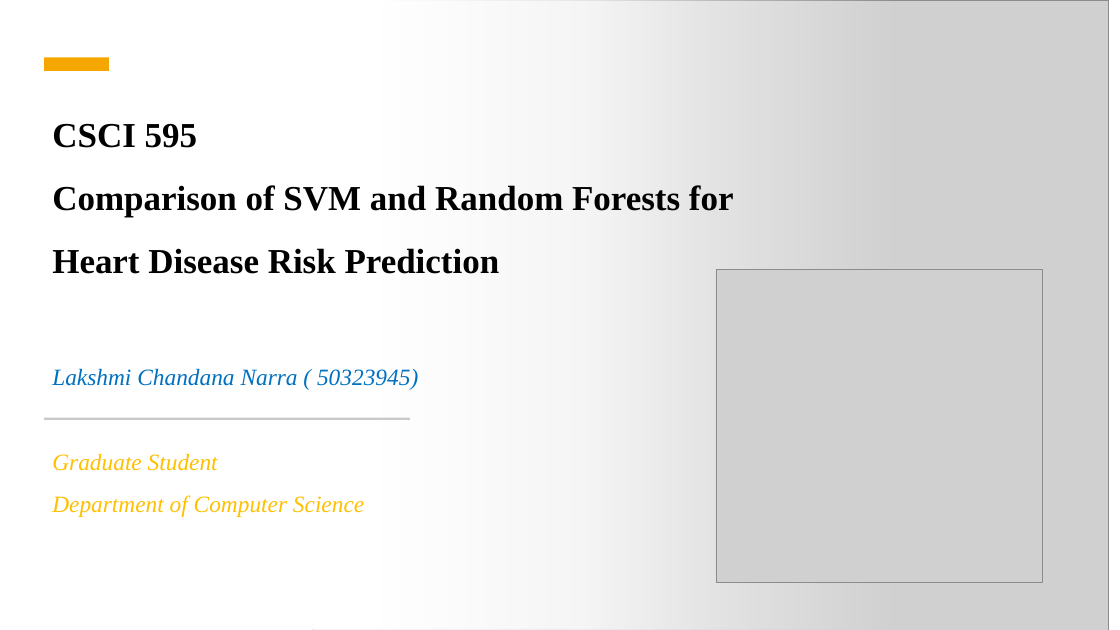
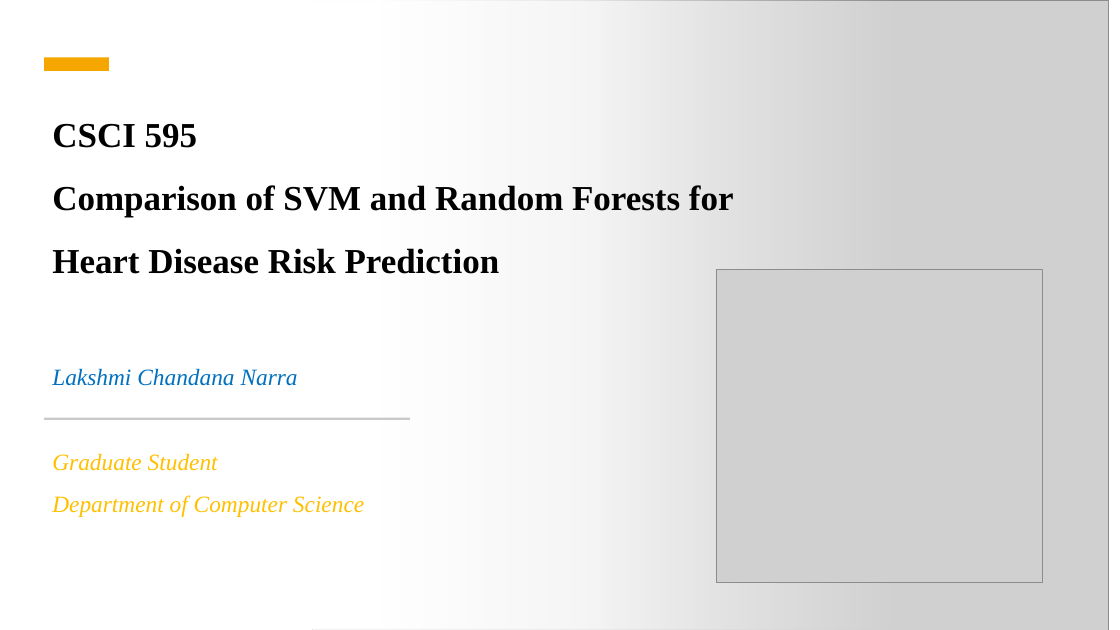
Before and after one commit to csci595-research-lit-spring-2024/595-class-project-spring-2024-chandana3166, a slide deck: slide 1 of presentations/CSCI_595_projectpresentation.pptx. Drawn at 1120x630 pixels with LibreOffice and Linux fonts; fonts in the diff are those of the drawing; grey boxes stand for pictures. Boxes give left, top, right and bottom in pixels: in the first picture for what was removed or moved away, otherwise in the second. Text is boxed around its words. In the diff, an @@ line names an element or a change of style, - is before the commit and + after.

Commit message:
Final ppt added

```diff
--- a/presentations/CSCI_595_projectpresentation.pptx
+++ b/presentations/CSCI_595_projectpresentation.pptx
@@ subtitle at (52,368,298,386): text changed @@
-Lakshmi Chandana Narra ( 50323945)
+Lakshmi Chandana Narra
```
Also in this commit, not shown: 10 slides added.
